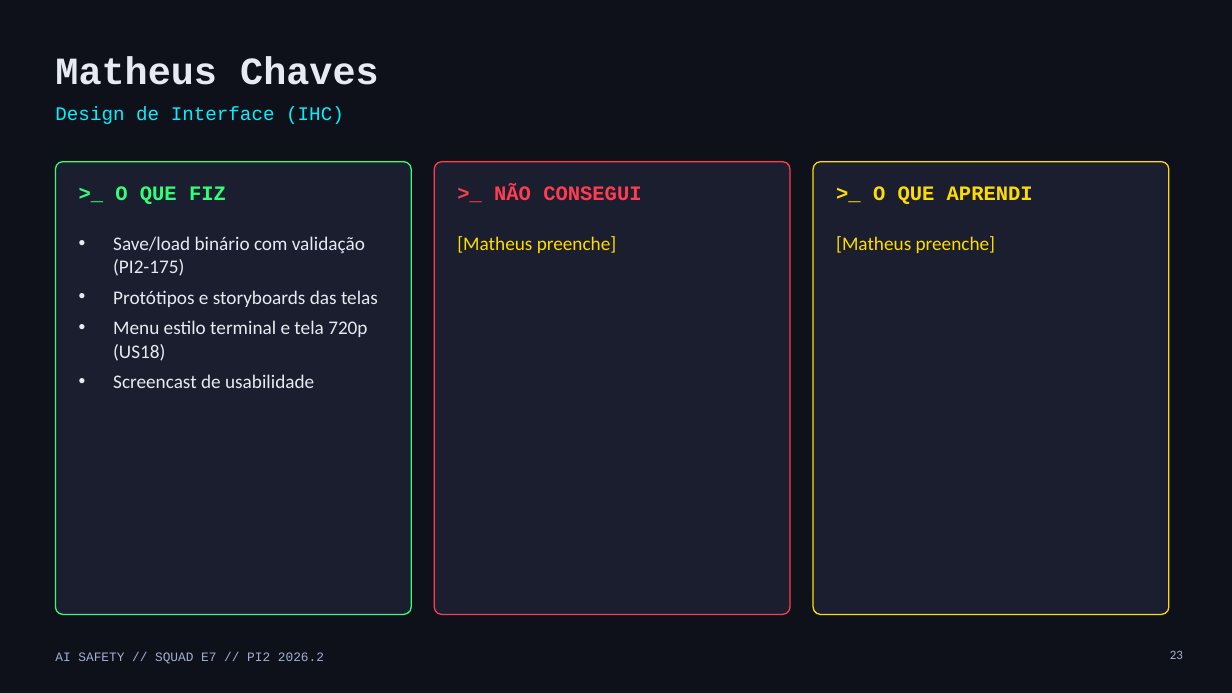
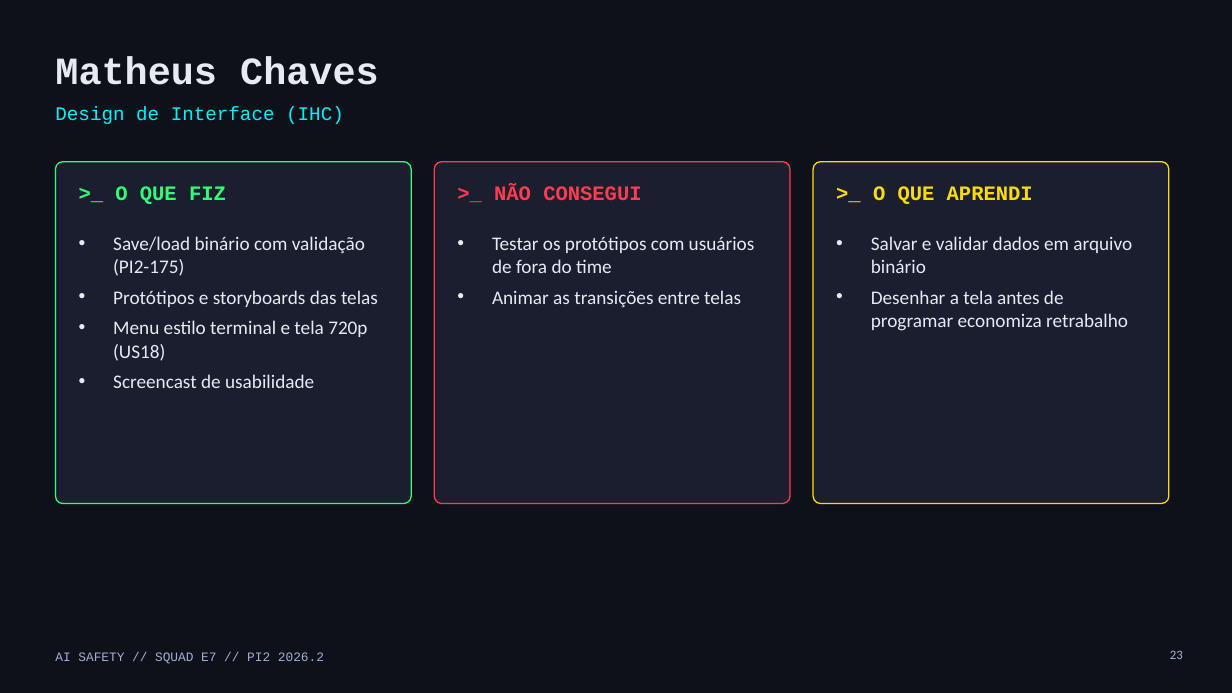
Before and after one commit to vdornelass/pi2-squad-e7, a slide deck: slide 23 of docs/apresentacao_final/apresentacao_final_squad_e7.pptx. Drawn at 1232x693 pixels with LibreOffice and Linux fonts; fonts in the diff are those of the drawing. Boxes give left, top, right and bottom in pixels: in the first picture for what was removed or moved away, otherwise in the second. Text is boxed around its words. In the diff, an @@ line names an element or a change of style, - is before the commit and + after.

```diff
--- a/docs/apresentacao_final/apresentacao_final_squad_e7.pptx
+++ b/docs/apresentacao_final/apresentacao_final_squad_e7.pptx
@@ rounded rectangle: place and size @@
-rounded rectangle at box(55, 162, 411, 615)
+rounded rectangle at box(55, 162, 411, 504)
@@ rounded rectangle: place and size @@
-rounded rectangle at box(434, 162, 790, 615)
+rounded rectangle at box(434, 162, 790, 504)
@@ proportions changed in 3 elements at box(55, 162, 411, 504), box(434, 162, 790, 504), box(813, 162, 1169, 504) @@
@@ rounded rectangle: place and size @@
-rounded rectangle at box(813, 162, 1169, 615)
+rounded rectangle at box(813, 162, 1169, 504)
@@ text at box(492, 236, 755, 307): text changed; text colour #FFDC00 to #E6EAF2 @@
-[Matheus preenche]
+• Testar os protótipos com usuários de fora do time
+• Animar as transições entre telas
@@ text at box(871, 236, 1132, 331): text changed; text colour #FFDC00 to #E6EAF2 @@
-[Matheus preenche]
+• Salvar e validar dados em arquivo binário
+• Desenhar a tela antes de programar economiza retrabalho
```
Also in this commit, not shown: 11 other slides changed, 3 other files.
